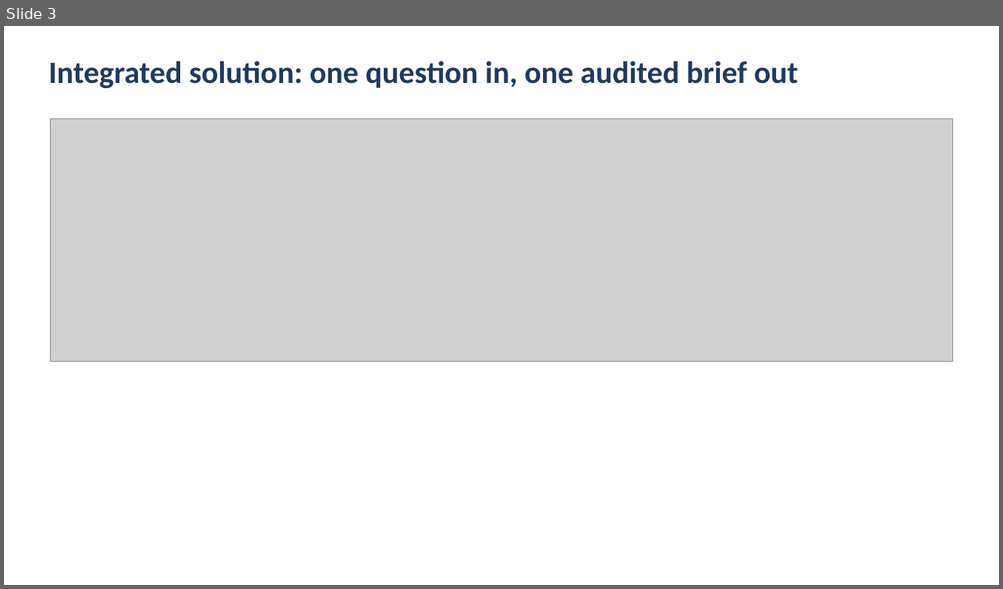
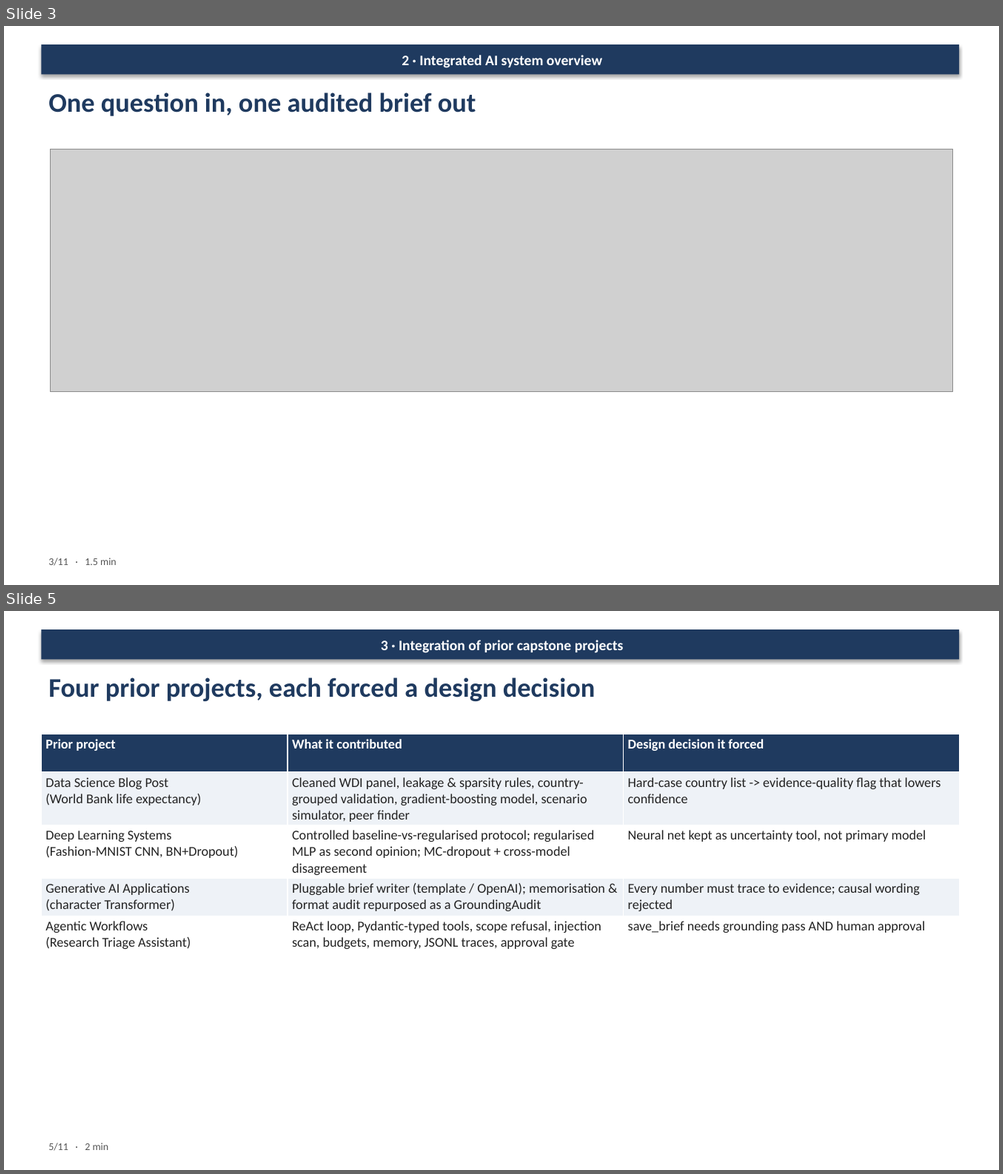
Before and after one commit to doellingcameron92/Industry-Integrated-AI-Synthesis, a slide deck: presentation/Mentor_Presentation.pptx. Shown one above the other, each under a label of ours: slide 3 before the commit, slides 3 and 5 after it; the slides between them are not shown. The pictures are 1003x589 and 1003x1174 pixels, drawn with LibreOffice and Linux fonts; fonts in the diff are those of the drawing; grey boxes stand for pictures. Boxes give left, top, right and bottom in pixels: in the first picture for what was removed or moved away, otherwise in the second. Text is boxed around its words. In the diff, an @@ line names an element or a change of style, - is before the commit and + after.

```diff
--- a/presentation/Mentor_Presentation.pptx
+++ b/presentation/Mentor_Presentation.pptx
@@ slide 5 added at bbox=[4, 611, 999, 1170], background #FFFFFF @@
@@ rectangle added at bbox=[41, 629, 959, 660], fill #1F3A5F, 14 pt, text #FFFFFF, bold @@
+3 · Integration of prior capstone projects
@@ text added at bbox=[48, 678, 595, 701], 26 pt, text #1F3A5F, bold @@
+Four prior projects, each forced a design decision
@@ table added at bbox=[41, 734, 959, 952], 5 rows, 3 columns @@
+Prior project | What it contributed | Design decision it forced
+Data Science Blog Post / (World Bank life expectancy) | Cleaned WDI panel, leakage & sparsity rules, country-grouped validation, gradient-boosting model, scenario simulator, peer finder | Hard-case country list -> evidence-quality flag that lowers confidence
+Deep Learning Systems / (Fashion-MNIST CNN, BN+Dropout) | Controlled baseline-vs-regularised protocol; regularised MLP as second opinion; MC-dropout + cross-model disagreement | Neural net kept as uncertainty tool, not primary model
+Generative AI Applications / (character Transformer) | Pluggable brief writer (template / OpenAI); memorisation & format audit repurposed as a GroundingAudit | Every number must trace to evidence; causal wording rejected
+Agentic Workflows / (Research Triage Assistant) | ReAct loop, Pydantic-typed tools, scope refusal, injection scan, budgets, memory, JSONL traces, approval gate | save_brief needs grounding pass AND human approval
@@ text added at bbox=[48, 1143, 109, 1151], 10 pt, text #555555 @@
+5/11 · 2 min
@@ slide 3 changed as well @@
@@ rectangle added at bbox=[41, 44, 959, 75], fill #1F3A5F, 14 pt, text #FFFFFF, bold @@
+2 · Integrated AI system overview
@@ text at bbox=[48, 93, 476, 116]: text changed; size 30 to 26 pt @@
-Integrated solution: one question in, one audited brief out
+One question in, one audited brief out
@@ picture: place and size @@
-picture at bbox=[51, 119, 953, 362]
+picture at bbox=[51, 149, 953, 392]
@@ text added at bbox=[48, 558, 116, 566], 10 pt, text #555555 @@
+3/11 · 1.5 min
```
Also in this commit, not shown: 3 other slides changed, 10 other slides added, 9 slides removed, 4 other files.
